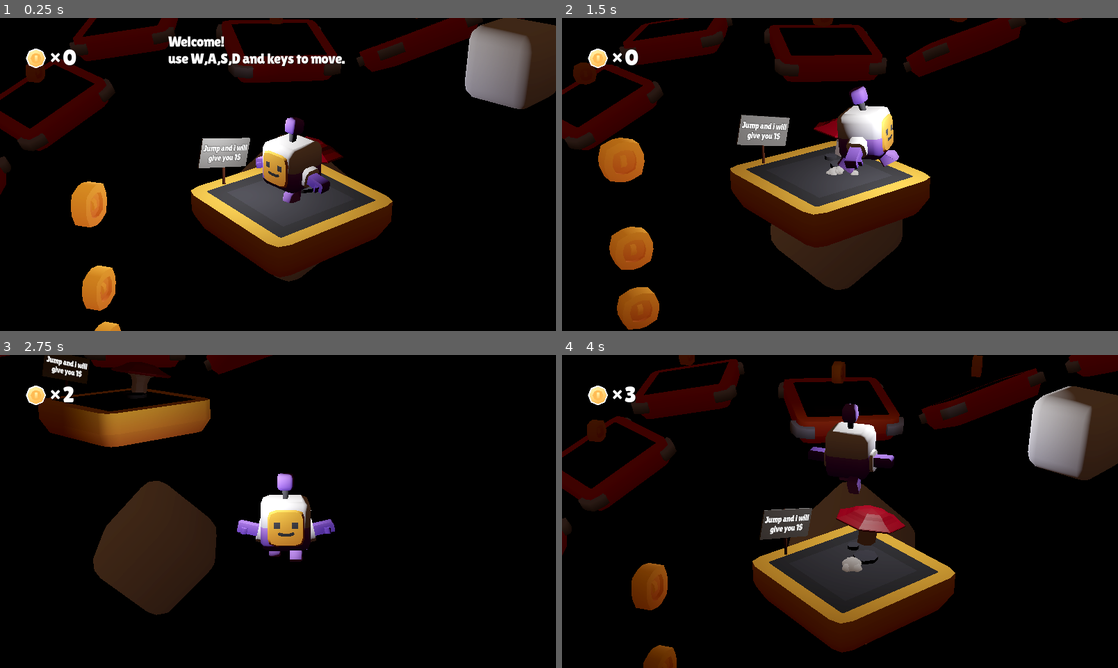
Above: before the commit, frames 1-4 (two rows, left to right).
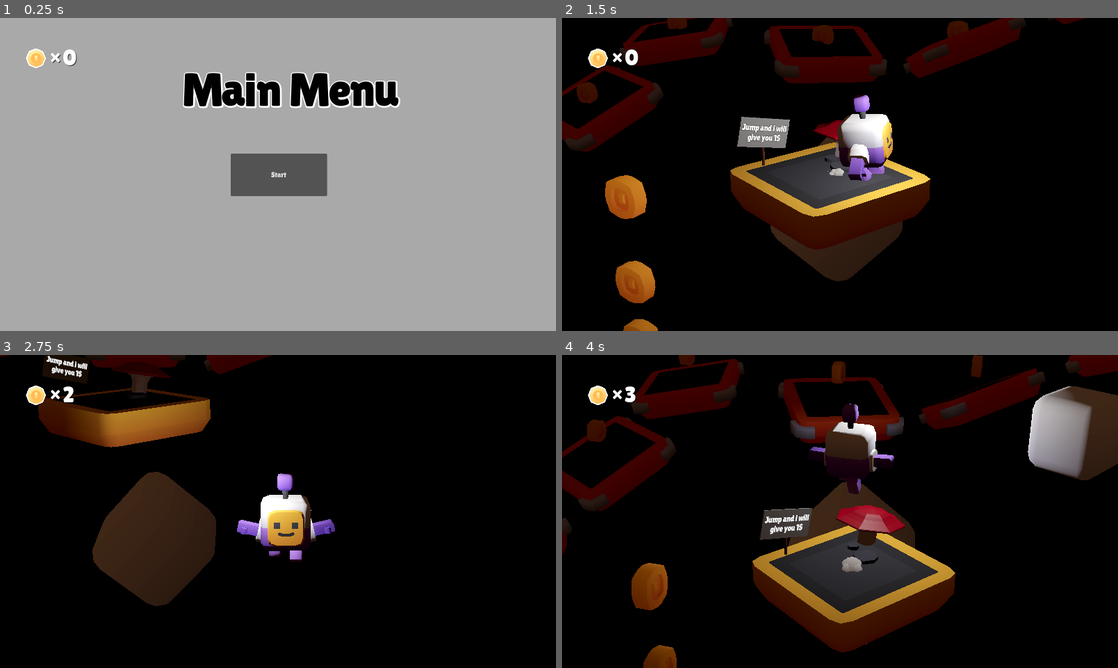
Above: after the commit, the same moments.

Repository: tihepo/3dplatform
Game: Godot game, scene res://menu.tscn
Same seed, same stepped clock (60 frames per second), same inputs: the game is played once before the commit and once after it. Before the commit the project starts from res://scenes/main.tscn.
Inputs (mouse positions are in pixels of both pictures, inside the frame that each line leads up to):
- Up to frame 1 (0.25 s): no input
- Up to frame 2 (1.5 s): click (840, 174) at 0.5 s, where only the run after the commit has a clickable "Start"; tap Enter at 1.25 s; hold D (move_right) from 1.28 s (still down); tap Down (camera_down) at 1.35 s
- Up to frame 3 (2.75 s): tap Space (jump) at 1.52, 2.27 s; release D (move_right) at 2.03 s; hold S (move_back) from 2.03 s (still down); tap Left (camera_left) at 2.1 s
- Up to frame 4 (4 s): release S (move_back) at 2.78 s; hold D (move_right) 2.78-3.53 s; tap Right (camera_right) at 2.85 s; hold W (move_forward) from 3.53 s (still down); tap Up (camera_up) at 3.6 s; tap Space (jump) at 3.77 s

The runs differ from the first frame. In frame 1, 96% of the frame differs, in the area x 0-100%, y 0-100%; in frame 2, 9.5%; in frame 3, 1.3%; in frame 4, less than 0.1%.

Commit message:
lion animetion

Diff:
--- a/project.godot
+++ b/project.godot
@@ -12,7 +12,7 @@
 
 config/name="Starter Kit 3D Platformer"
 config/tags=PackedStringArray("starterkit")
-run/main_scene="res://scenes/main.tscn"
+run/main_scene="res://menu.tscn"
 config/features=PackedStringArray("4.2", "Forward Plus")
 boot_splash/bg_color=Color(0.92549, 0.92549, 0.960784, 1)
 boot_splash/image="res://splash-screen.png"
